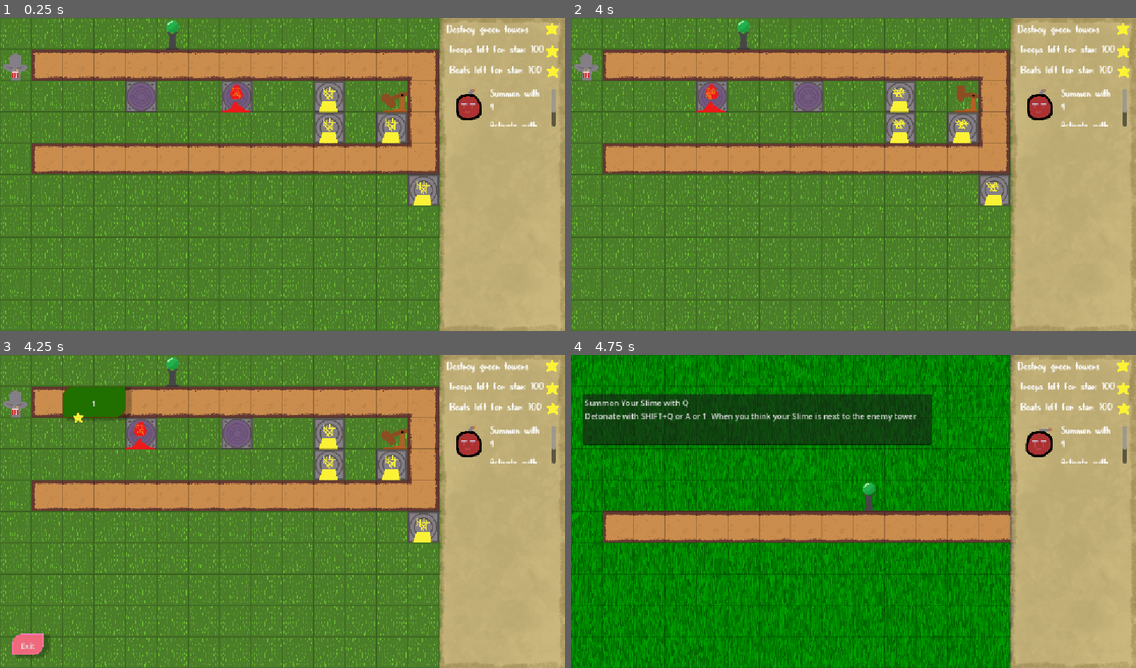
Above: before the commit, frames 1-4 (two rows, left to right).
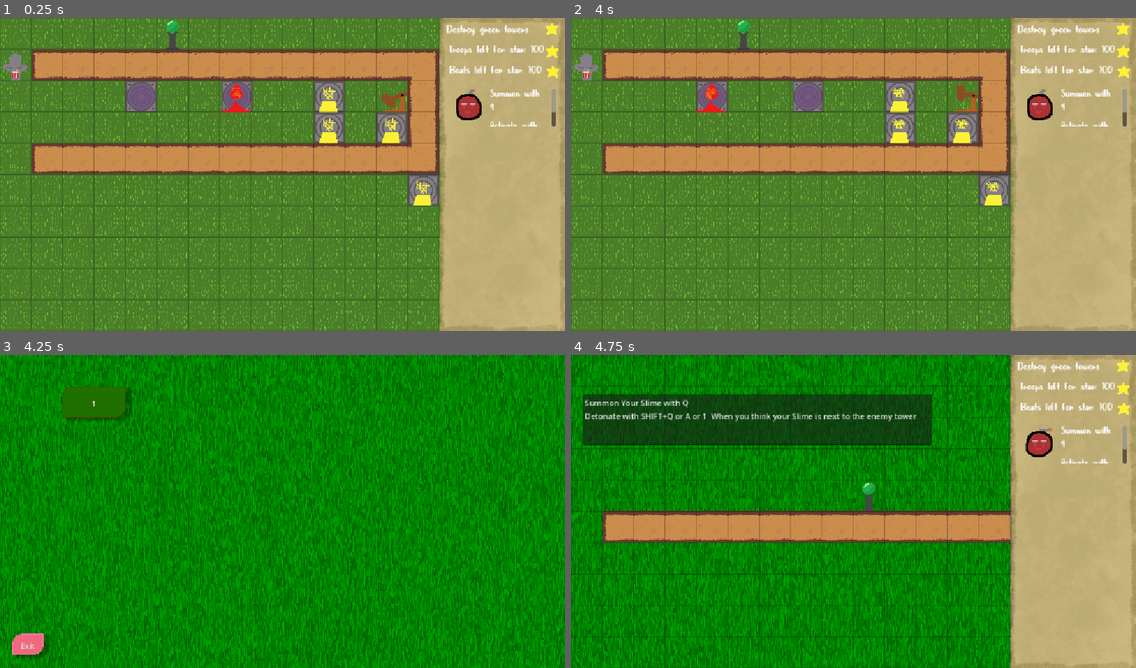
Above: after the commit, the same moments.

Repository: PeanutPiglet/SlimeTiming
Game: Godot game, scene res://levels/level_host.tscn
Same seed, same stepped clock (60 frames per second), same inputs: the game is played once before the commit and once after it.
Inputs:
- Up to frame 1 (0.25 s): no input
- Up to frame 2 (4 s): hold Shift (active) 0.53-1.28 s; tap A (act1) at 1.35 s; tap Shift (active) at 1.55, 3.05 s; hold Shift (active) 2.03-2.78 s; tap S (act2) at 2.1 s; tap D (act3) at 2.85 s; hold Shift (active) from 3.53 s (still down); tap F (act4) at 3.6 s
- Up to frame 3 (4.25 s): keep holding Shift (active); tap Escape (escape) at 4.15 s
- Up to frame 4 (4.75 s): release Shift (active) at 4.25 s; click "1" at 4.25 s

Frames 1-2 are identical in both runs. In frame 3, 99% of the frame differs, in the area x 0-100%, y 0-100%; in frame 4, nothing differs.

Commit message:
fix: levelselect fixes

Diff:
--- a/levels/menus/level_select_screen.gd
+++ b/levels/menus/level_select_screen.gd
@@ -24,9 +24,6 @@
 
 func _on_exit_pressed():
 	get_tree().change_scene_to_file("res://scenes/menus/main.tscn")
-func _physics_process(_delta):
-	if(Input.is_action_just_pressed("escape")):
-		get_tree().change_scene_to_file("res://scenes/menus/main.tscn")
 func _on_start_pressed(name):
 	var file = ("res://levels/level"+ str(name)+ ".tscn")
 	get_tree().current_scene.load_level(file, int(name))
--- a/levels/menus/level_select_screen.tscn
+++ b/levels/menus/level_select_screen.tscn
@@ -1,7 +1,7 @@
 [gd_scene format=3 uid="uid://do3qopr6spesc"]
 
 [ext_resource type="Script" uid="uid://b3gptksl4eklt" path="res://levels/menus/level_select_screen.gd" id="1_aj8jj"]
-[ext_resource type="Texture2D" uid="uid://e71slywp147w" path="res://assets/smallstar.png" id="2_a5iy1"]
+[ext_resource type="Texture2D" uid="uid://bvvtme03me1y1" path="res://assets/grass.png" id="2_a5iy1"]
 
 [sub_resource type="StyleBoxFlat" id="StyleBoxFlat_8ml4q"]
 content_margin_top = 7.0
@@ -109,6 +109,10 @@
 
 [node name="LevelSelect" type="Node2D" unique_id=1595574472]
 script = ExtResource("1_aj8jj")
+
+[node name="Grass" type="Sprite2D" parent="." unique_id=505362016]
+position = Vector2(544, 352)
+texture = ExtResource("2_a5iy1")
 
 [node name="exit" type="Button" parent="." unique_id=1196058293]
 offset_left = 25.0
@@ -388,8 +392,4 @@
 
 "
 
-[node name="Smallstar" type="Sprite2D" parent="." unique_id=879004973]
-position = Vector2(160, 128)
-texture = ExtResource("2_a5iy1")
-
 [connection signal="pressed" from="exit" to="." method="_on_exit_pressed"]
--- a/scripts/level_host.gd
+++ b/scripts/level_host.gd
@@ -28,8 +28,9 @@
 func _process(delta: float) -> void:
 	if Input.is_action_just_pressed("escape"):
 		if level_selector:
-			level_selector.queue_free()
-		else:
+			pass
+		elif active_level:
+			active_level.queue_free()
 			level_selector = level_selector_scene.instantiate()
 			add_child(level_selector)
 
